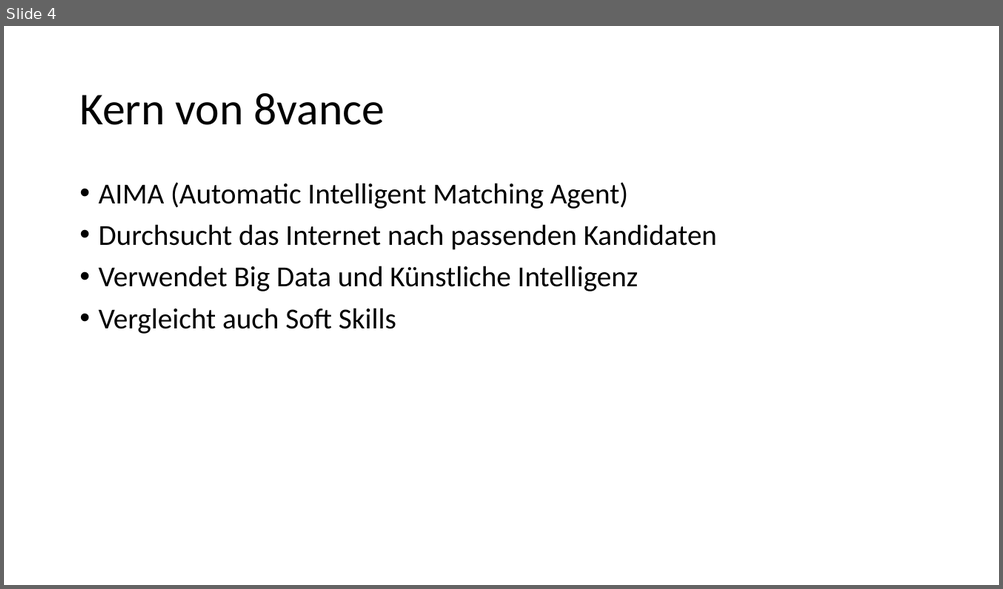
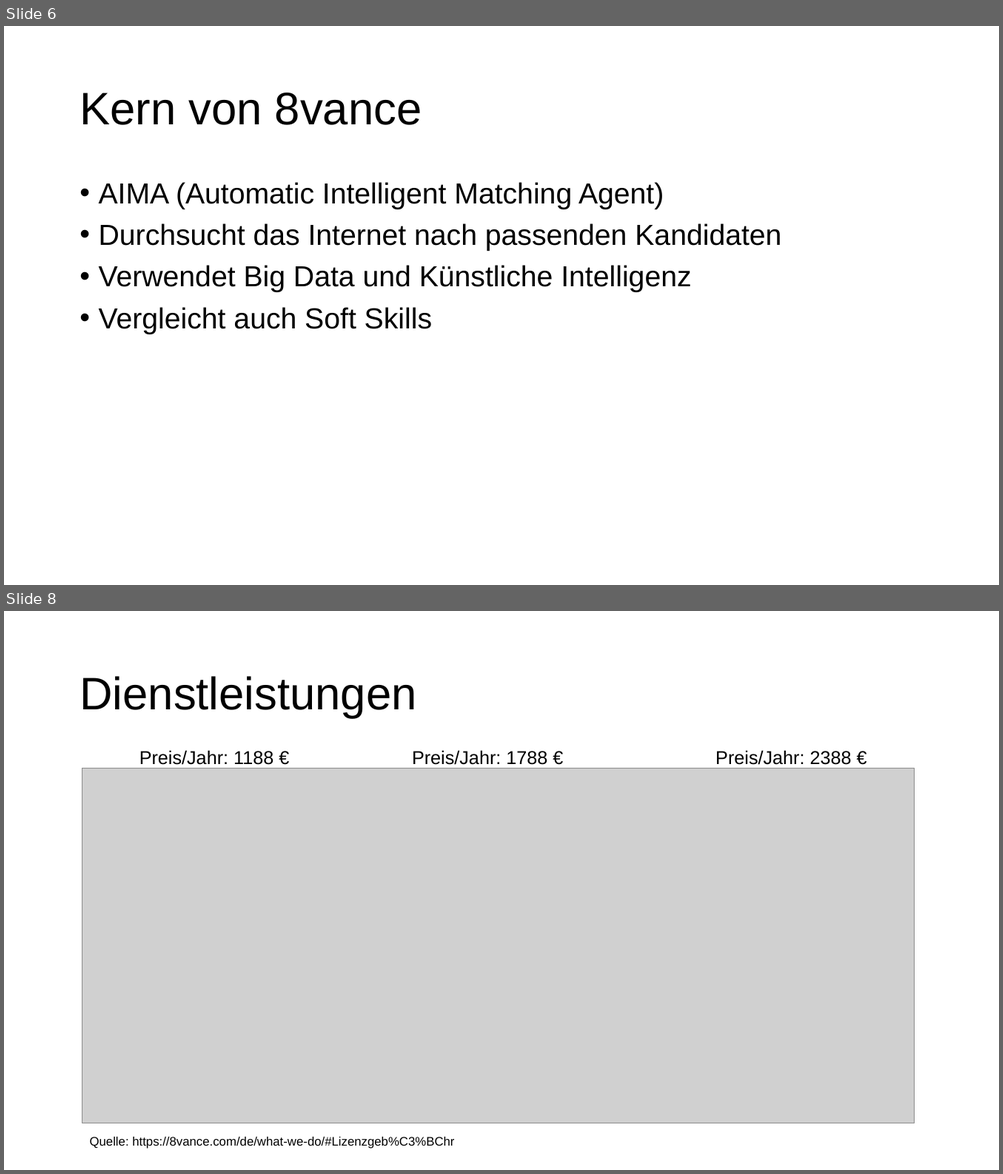
Before and after one commit to Fewa93/8vance, a slide deck: 8vance.pptx. Shown one above the other, each under a label of ours: slide 4 before the commit, slides 6 and 8 after it; the slides between them are not shown. The pictures are 1003x589 and 1003x1174 pixels, drawn with LibreOffice and Linux fonts; fonts in the diff are those of the drawing; grey boxes stand for pictures. Boxes give left, top, right and bottom in pixels: in the first picture for what was removed or moved away, otherwise in the second. Text is boxed around its words. In the diff, an @@ line names an element or a change of style, - is before the commit and + after.

```diff
--- a/8vance.pptx
+++ b/8vance.pptx
@@ slide 8 added at (x1=4, y1=611, x2=999, y2=1170), background #FFFFFF @@
@@ title added at (x1=79, y1=676, x2=416, y2=718), 44 pt, text #000000 @@
+Dienstleistungen
@@ text added at (x1=139, y1=750, x2=851, y2=769), 18 pt, text #000000 @@
+Preis/Jahr: 1188 € Preis/Jahr: 1788 € Preis/Jahr: 2388 €
@@ picture added at (x1=82, y1=769, x2=914, y2=1124) @@
@@ text added at (x1=90, y1=1137, x2=454, y2=1149), 12 pt, text #000000 @@
+Quelle: https://8vance.com/de/what-we-do/#Lizenzgeb%C3%BChr
@@ what was slide 4 is now slide 6 @@
@@ slide 6 changed as well @@
@@ title "Kern von 8vance" at (x1=79, y1=93, x2=422, y2=125): font Calibri to Arial @@
@@ text "AIMA (Automatic Intelligent Matching Agent)" at (x1=99, y1=182, x2=781, y2=335): font Calibri to Arial @@
```
Also in this commit, not shown: 4 other slides changed, 9 other slides added, 9 other files.
